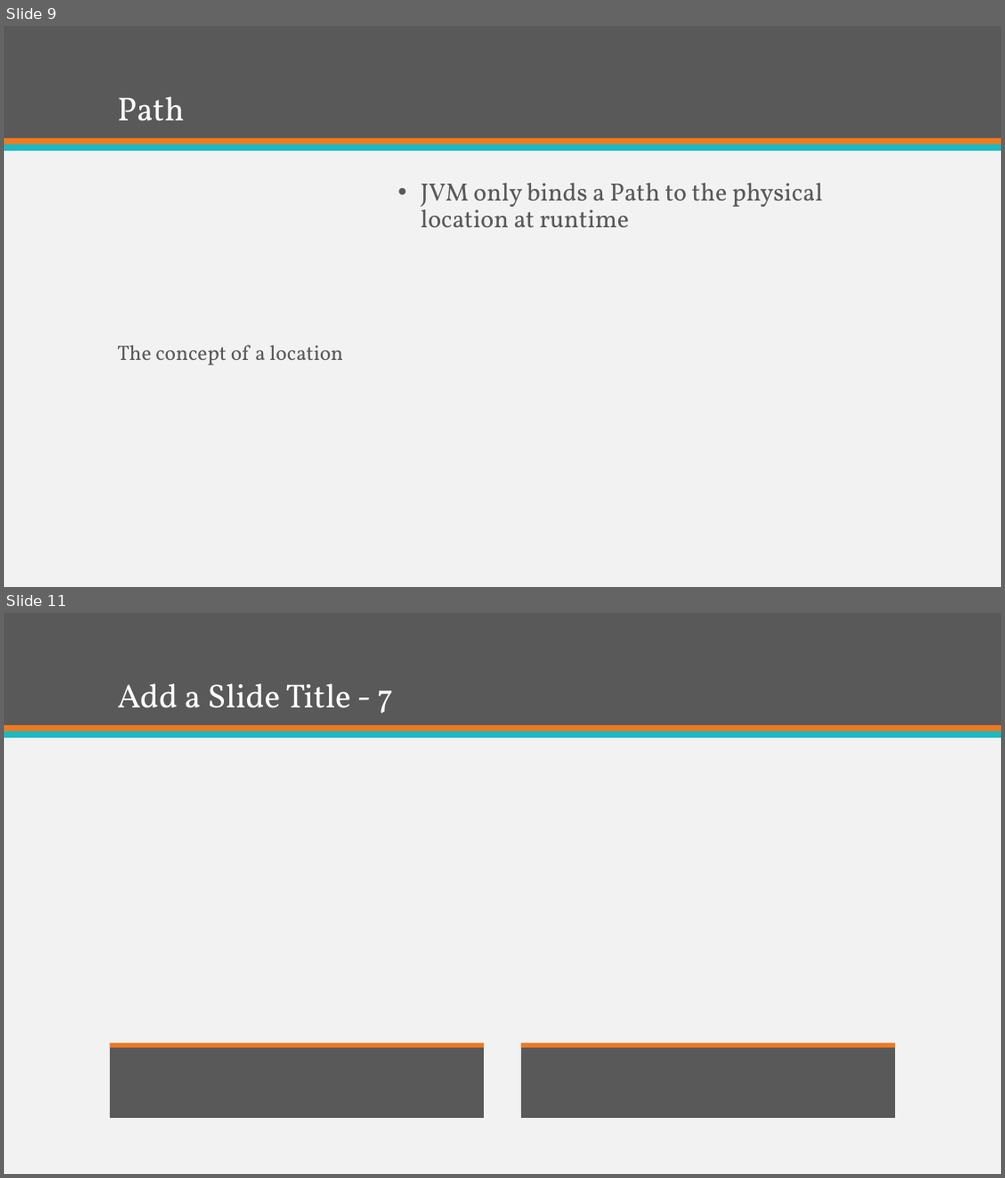
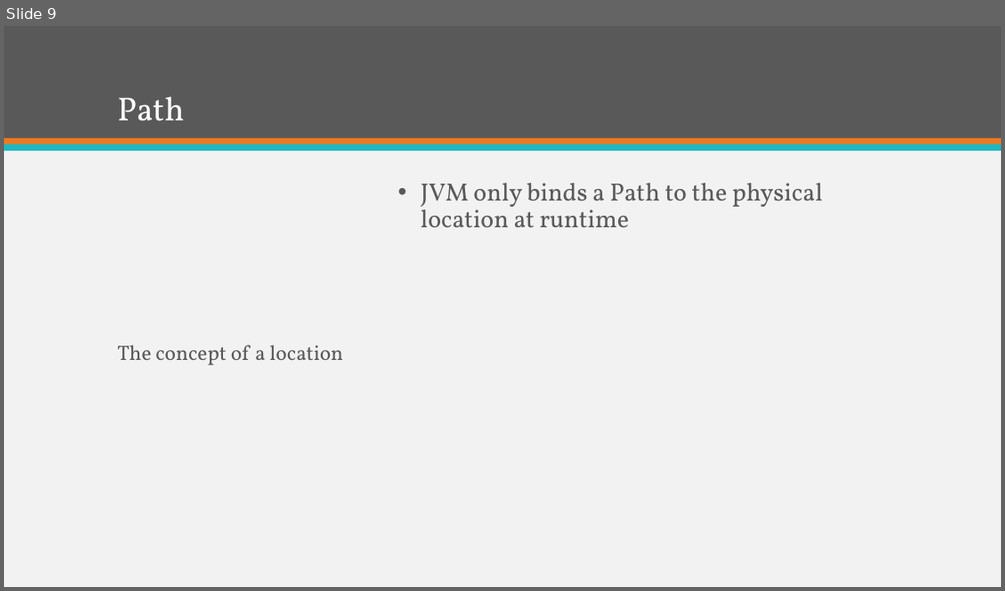
Before and after one commit to KKAries/my-repository, a slide deck: Brief Introduction of Java 7.pptx. Shown one above the other, each under a label of ours: slides 9 and 11 before the commit, slide 9 after it; the slides between them are not shown. The pictures are 1005x1178 and 1005x591 pixels, drawn with LibreOffice and Linux fonts; fonts in the diff are those of the drawing. Boxes give left, top, right and bottom in pixels: in the first picture for what was removed or moved away, otherwise in the second. Text is boxed around its words. In the diff, an @@ line names an element or a change of style, - is before the commit and + after.

```diff
--- a/Brief Introduction of Java 7.pptx
+++ b/Brief Introduction of Java 7.pptx
@@ slide 11 removed at (x1=4, y1=613, x2=1001, y2=1174), background #F2F2F2; not listed: 3 template elements that a slide beside it also shows @@
@@ title removed at (x1=117, y1=683, x2=393, y2=714) @@
-Add a Slide Title - 7
@@ rectangle removed at (x1=110, y1=1043, x2=484, y2=1118) @@
@@ rectangle removed at (x1=110, y1=1043, x2=484, y2=1047) @@
@@ rectangle removed at (x1=521, y1=1043, x2=896, y2=1118) @@
@@ rectangle removed at (x1=521, y1=1043, x2=896, y2=1047) @@
```
Also in this commit, not shown: 4 slides added, 1 other slide removed, 1 other file.
